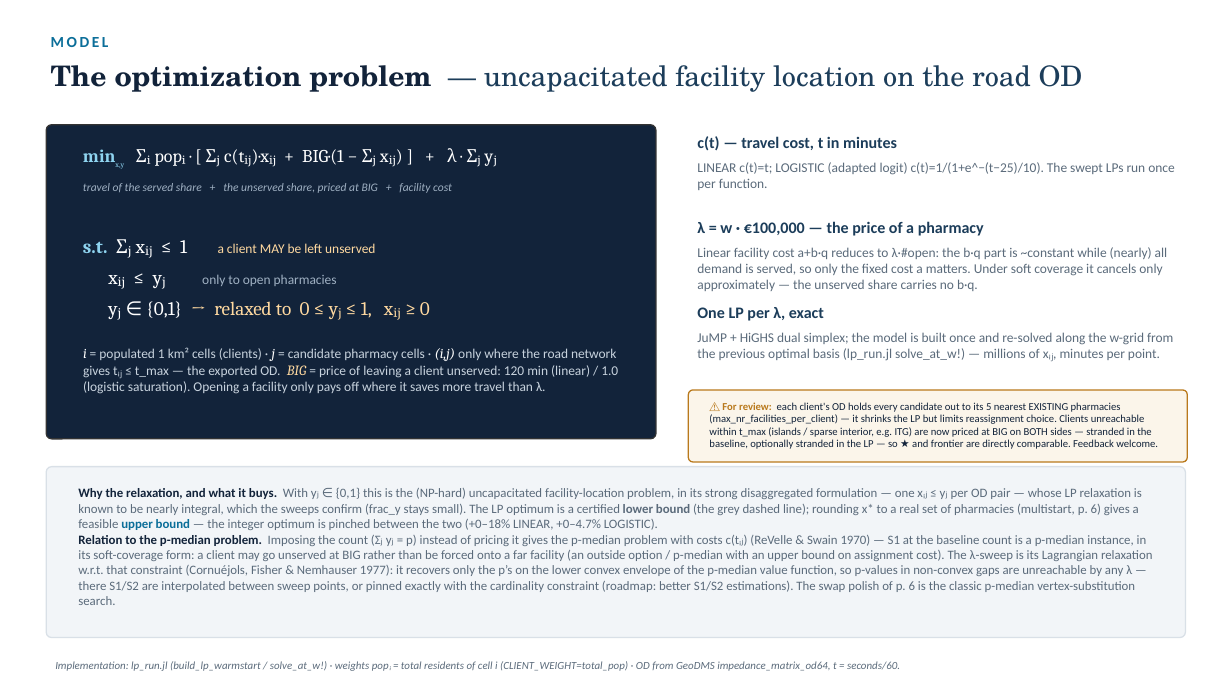
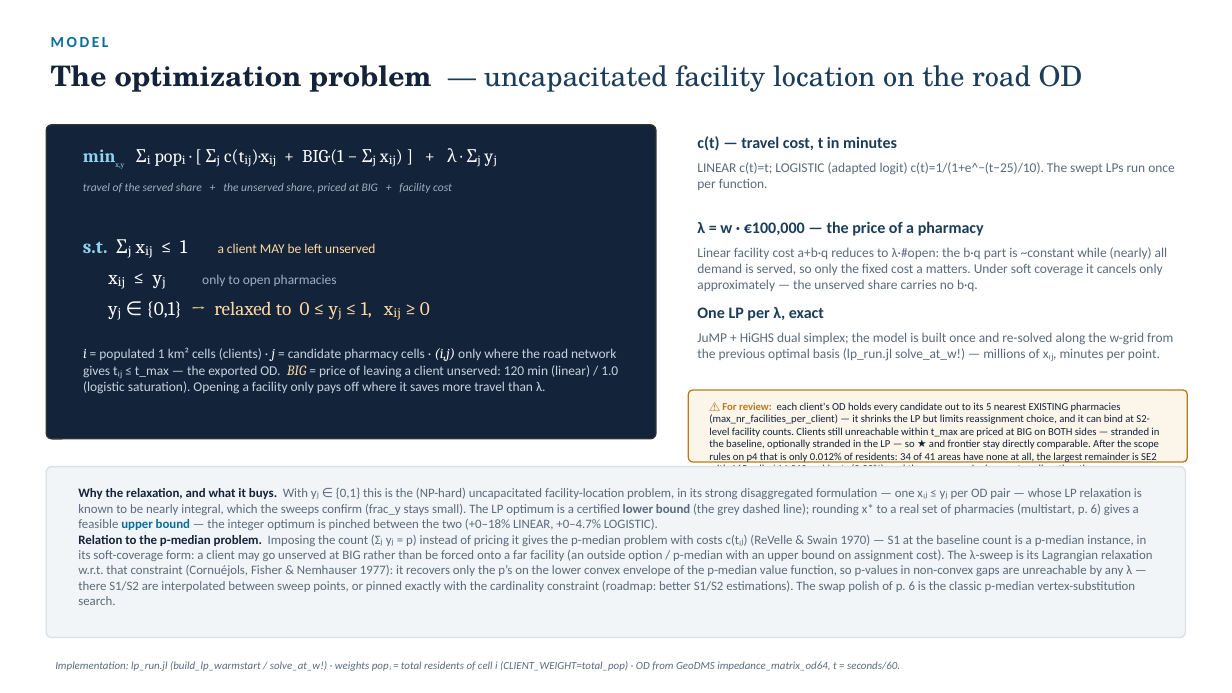
Before and after one commit to ObjectVision/NetworkModel_EU, a slide deck: slide 3 of doc/lambda_sweep5.pptx. Drawn at 1232x693 pixels with LibreOffice and Linux fonts; fonts in the diff are those of the drawing. Boxes give left, top, right and bottom in pixels: in the first picture for what was removed or moved away, otherwise in the second. Text is boxed around its words. In the diff, an @@ line names an element or a change of style, - is before the commit and + after.

```diff
--- a/doc/lambda_sweep5.pptx
+++ b/doc/lambda_sweep5.pptx
@@ text at (x1=709, y1=402, x2=1159, y2=488): text changed @@
-⚠ For review: each client's OD holds every candidate out to its 5 nearest EXISTING pharmacies (max_nr_facilities_per_client) — it shrinks the LP but limits reassignment choice. Clients unreachable within t_max (islands / sparse interior, e.g. ITG) are now priced at BIG on BOTH sides — stranded in the baseline, optionally stranded in the LP — so ★ and frontier are directly comparable. Feedback welcome.
+⚠ For review: each client's OD holds every candidate out to its 5 nearest EXISTING pharmacies (max_nr_facilities_per_client) — it shrinks the LP but limits reassignment choice, and it can bind at S2-level facility counts. Clients still unreachable within t_max are priced at BIG on BOTH sides — stranded in the baseline, optionally stranded in the LP — so ★ and frontier stay directly comparable. After the scope rules on p4 that is only 0.012% of residents: 34 of 41 areas have none at all, the largest remainder is SE2 with 165 cells / 14,210 residents (0.32%), and these are genuinely remote cells rather than a coverage artefact. Feedback welcome.
```
Also in this commit, not shown: 1 other file.
